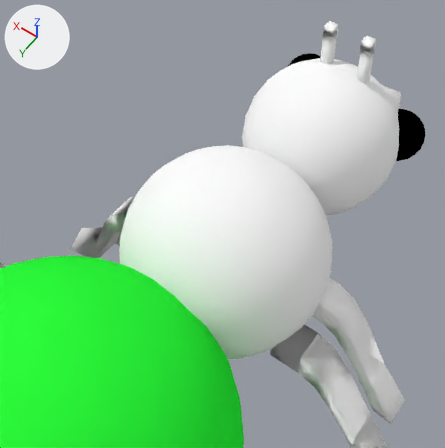
One commit to the Blender file EvilChild7/Assets/Prefabs/Fourmis/blanches/base_fourmi_blanche_ouvriere.blend: the scene before it, then after it.
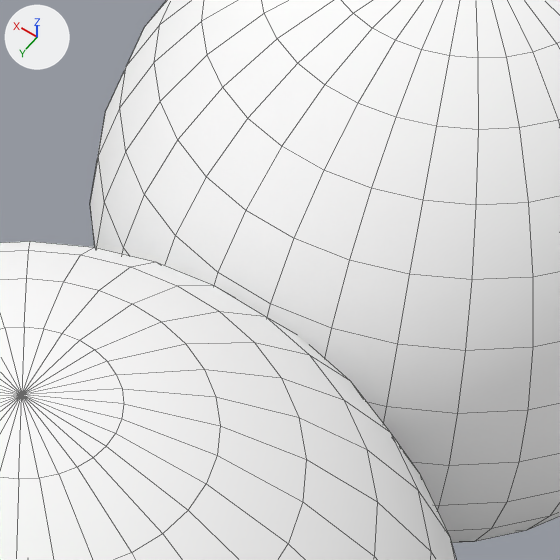
Each version is shown from a camera (50 mm lens) standing at (-1.72, 0.484, 3.571) and looking at (-0.668, -0.99, 1.255), then close up on the part from 50% to 79% of the width and 20% to 49% of the height. The axes (+X, +Y, +Z) are drawn at upper left. The lights are the same throughout. The close-ups show mesh edges as thin lines.
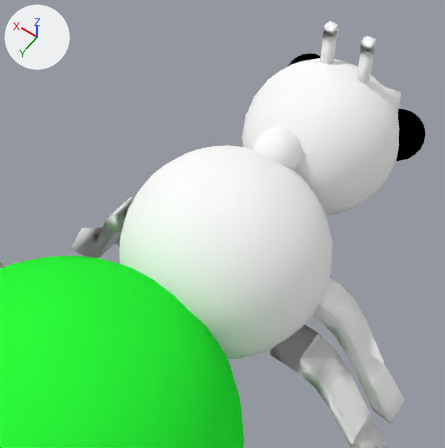
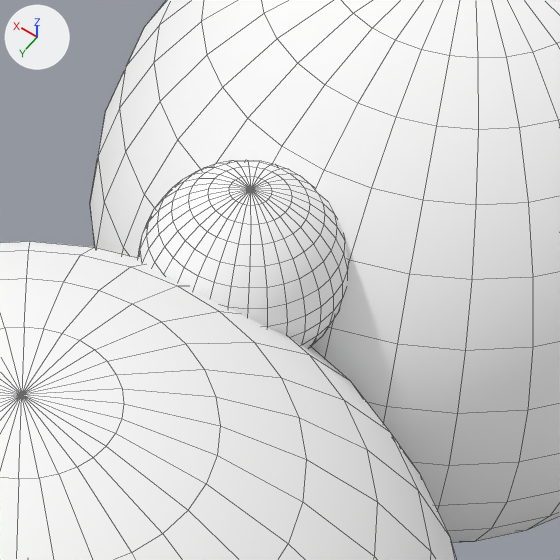
Location of each change, [x1, y1, x2, y2] in pixels of the close-ups (560 x 560 px):
'Sphere', added
    after: [138, 160, 348, 348]

Edits to the bpy script that builds the scene:
```text
Add mat_membre_b:
    mat_membre_b = diffuse_material('membre_b')
    mat_membre_b.base_color = (1.0, 1.0, 1.0)  # white #ffffff
Add me_sphere_001:
    me_sphere_001.from_pydata(...)  # a UV sphere (32 segments, 16 rings, poles along z) spanning x -1.0..1.0, y -1.0..1.0, z -1.0..1.0
    me_sphere_001.polygons.foreach_set('use_smooth', [True] * 512)
    me_sphere_001.materials.append(mat_membre_b)  # white #ffffff
Add ob_sphere:
    ob_sphere = bpy.data.objects.new('Sphere', me_sphere_001)
    ob_sphere.location = (-0.722, -1.363, 1.468)
    ob_sphere.scale = (-0.116, -0.116, -0.116)
```
